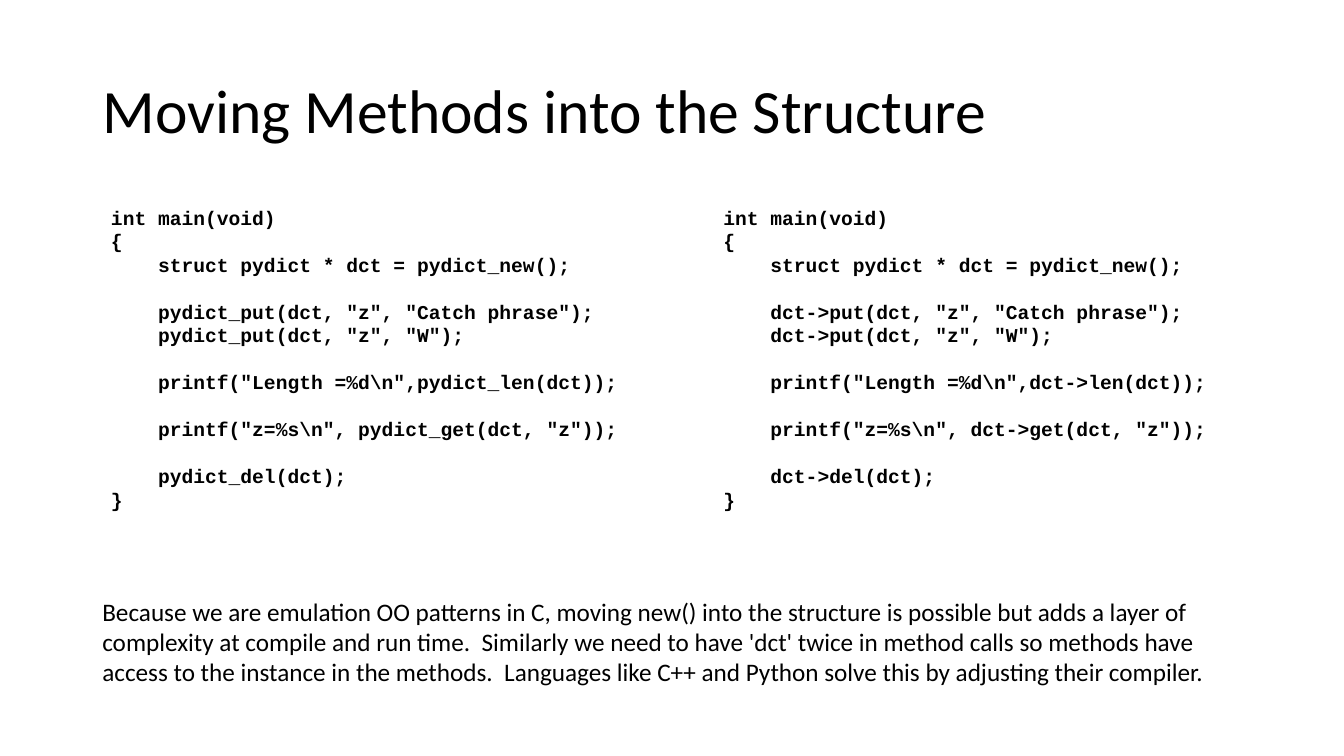
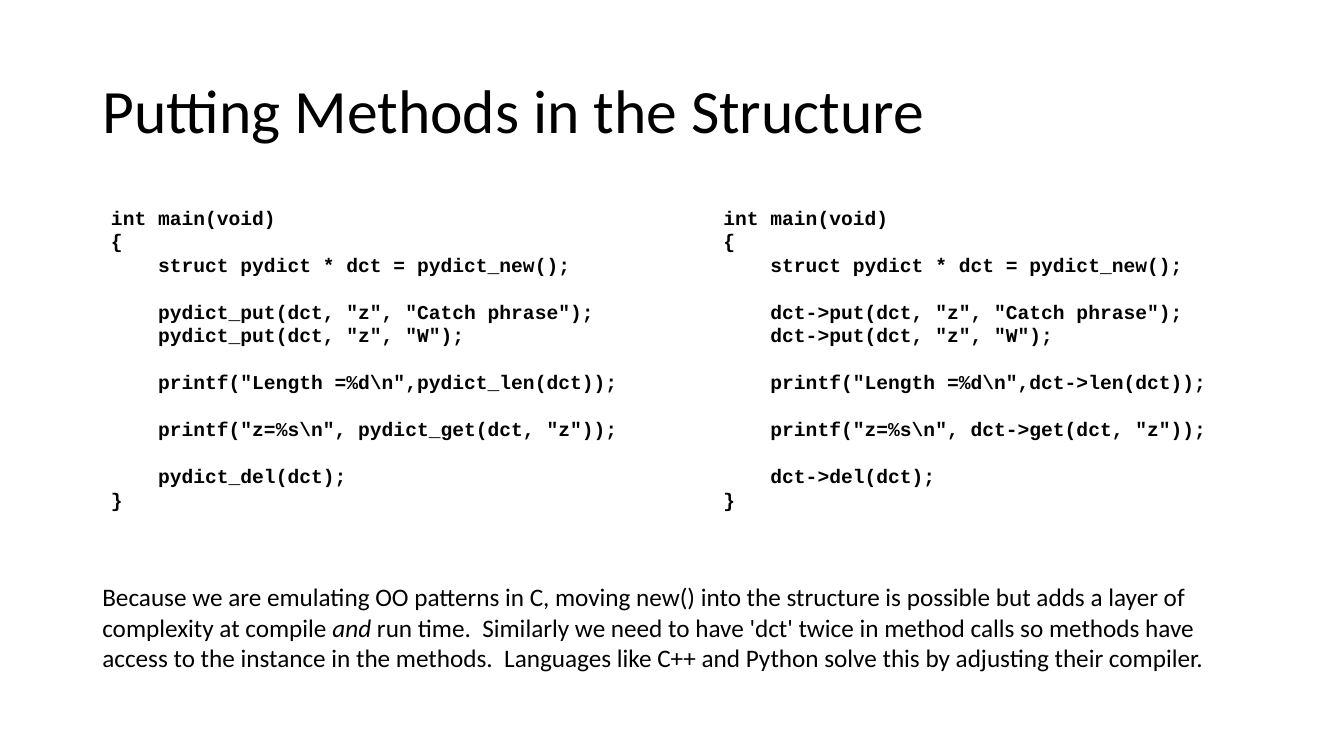
Before and after one commit to csev/cc4e, a slide deck: slide 6 of lectures/CC-04-Maps.pptx. Drawn at 1344x756 pixels with LibreOffice and Linux fonts; fonts in the diff are those of the drawing. Boxes give left, top, right and bottom in pixels: in the first picture for what was removed or moved away, otherwise in the second. Text is boxed around its words. In the diff, an @@ line names an element or a change of style, - is before the commit and + after.

Commit message:
Updates.

```diff
--- a/lectures/CC-04-Maps.pptx
+++ b/lectures/CC-04-Maps.pptx
@@ title at bbox=[102, 90, 924, 144]: text changed @@
-Moving Methods into the Structure
+Putting Methods in the Structure
@@ text at bbox=[102, 587, 1203, 672]: text changed @@
-Because we are emulation OO patterns in C, moving new() into the structure is possible but adds a layer of complexity at compile and run time. Similarly we need to have 'dct' twice in method calls so methods have access to the instance in the methods. Languages like C++ and Python solve this by adjusting their compiler.
+Because we are emulating OO patterns in C, moving new() into the structure is possible but adds a layer of complexity at compile and run time. Similarly we need to have 'dct' twice in method calls so methods have access to the instance in the methods. Languages like C++ and Python solve this by adjusting their compiler.
```
Also in this commit, not shown: 17 other slides changed, 1 slide removed.
